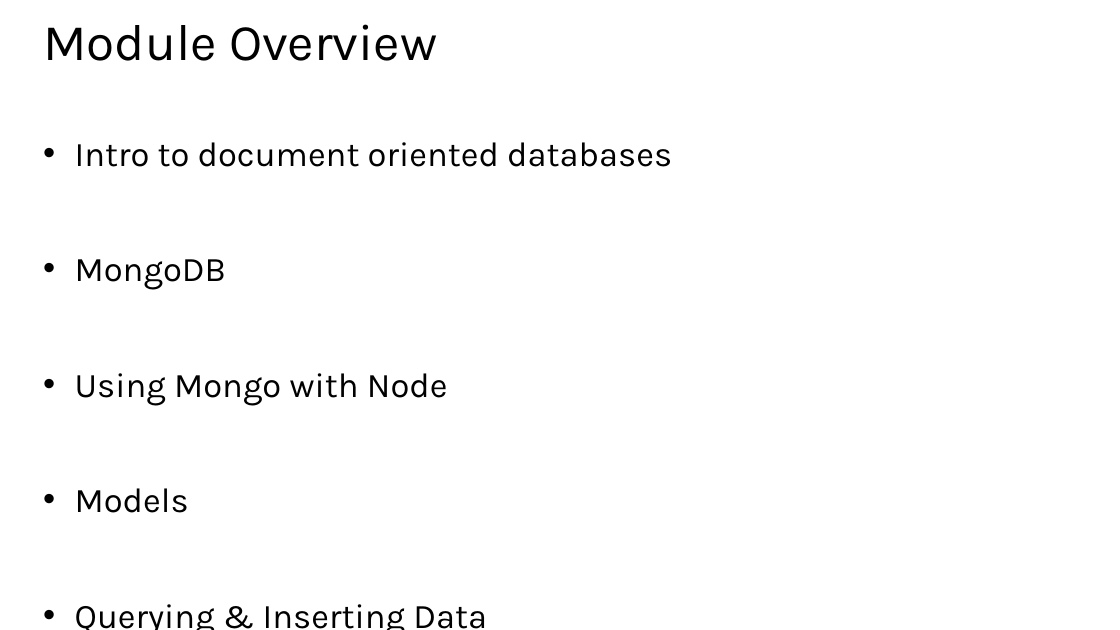
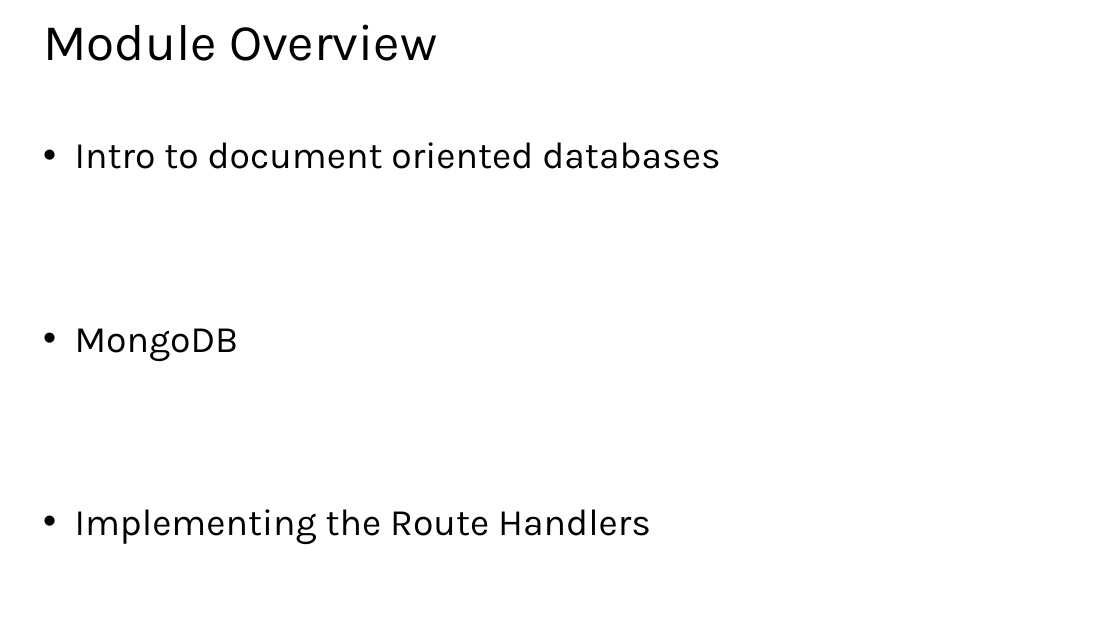
Before and after one commit to hwz/chirp, a slide deck: slide 2 of slides/module4.pptx. Drawn at 1120x630 pixels with LibreOffice and Linux fonts; fonts in the diff are those of the drawing. Boxes give left, top, right and bottom in pixels: in the first picture for what was removed or moved away, otherwise in the second. Text is boxed around its words. In the diff, an @@ line names an element or a change of style, - is before the commit and + after.

```diff
--- a/slides/module4.pptx
+++ b/slides/module4.pptx
@@ text at (x1=75, y1=142, x2=720, y2=362): size 29.6 to 32 pt in "Intro to document oriented databases", "MongoDB" @@
@@ text at (x1=75, y1=509, x2=651, y2=545): text changed; size 29.6 to 32 pt @@
-• Using Mongo with Node
-• Models
-• Querying & Inserting Data
+• Implementing the Route Handlers
```
Also in this commit, not shown: 5 other slides changed, 1 slide added, 2 slides removed, 2 other files.
